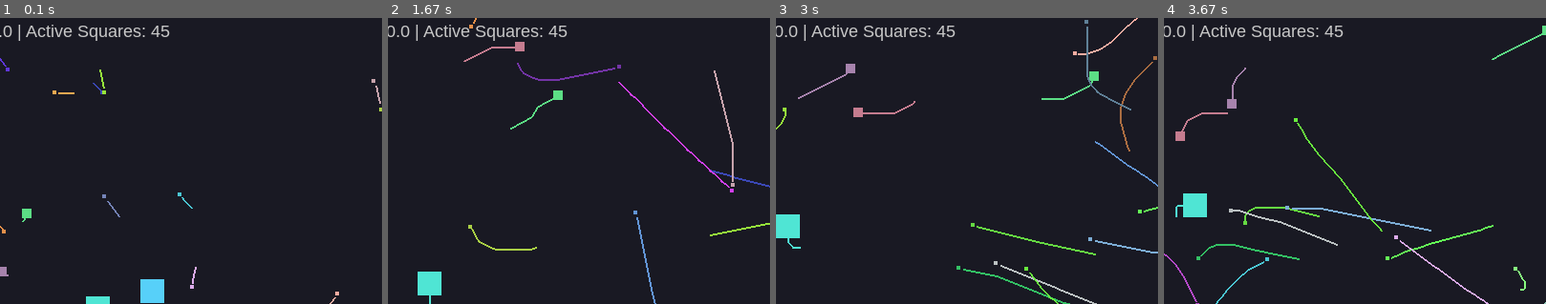
Above: before the commit, frames 1-4 (left to right).
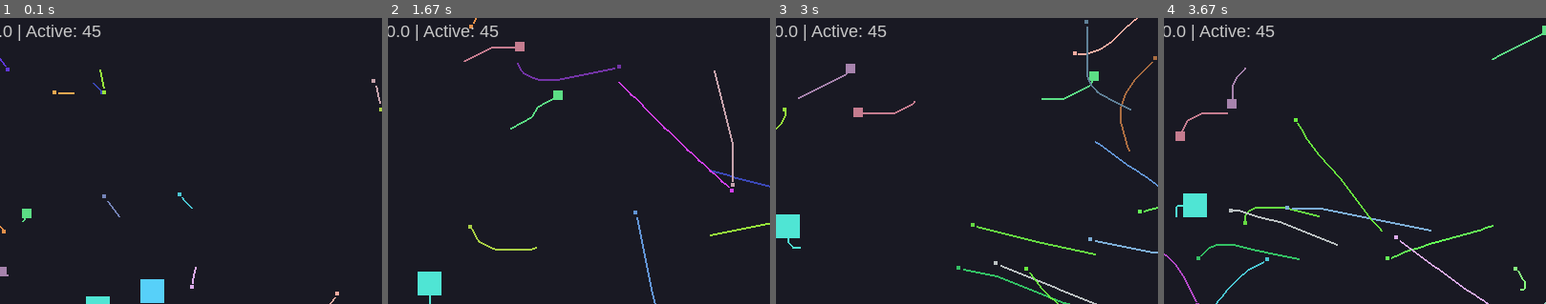
Above: after the commit, the same moments.

Repository: whajar019-bot/lab8-pygame
Game: pygame game, started from main.py
The game is run twice, just before and just after one commit, with the same random seed, the same clock (stepped at 60 frames per second) and the same inputs.
Inputs:
- Up to frame 1 (0.1 s): no input
- Up to frame 2 (1.67 s): no input
- Up to frame 3 (3 s): no input
- Up to frame 4 (3.67 s): no input
The pictures show only the part of the screen within x 8-58%, y 1-51%; the shares and areas given below are measured in that part.

The runs differ from the first frame. In frame 1, 0.5% of the frame differs, in the area x 19-45%, y 2-8%; in frame 2, 0.5%; in frame 3, 0.5%; in frame 4, 0.5%.

Commit message:
exam: q9 - animated growth

Diff:
--- a/main.py
+++ b/main.py
@@ -3,19 +3,16 @@
 import math
 import logging
 from typing import List
-TEST_MODE_ON: bool = False
-
 
 WIDTH, HEIGHT = 800, 600
 FPS = 60
-NUM_SQUARES = 25
-
 GLOBAL_MAX_SPEED = 50.0
 FLEE_RADIUS = 150
 CHASE_RADIUS = 200
 FLEE_FORCE = 12.0
 CHASE_FORCE = 6.0
 JITTER_STRENGTH = 2.0
+TEST_MODE_ON: bool = False
 
 def setup_logger() -> logging.Logger:
     logger = logging.getLogger("journal")
@@ -29,7 +26,11 @@
 
 class Square:
     def __init__(self, size: int) -> None:
+        self.original_size = size # Store for respawning[cite: 1]
         self.size = size
+        self.target_size = size # Goal for animation[cite: 1]
+        self.growth_timer = 0.0 # Timer for animation[cite: 1]
+
         self.rect = pygame.Rect(
             random.randint(0, WIDTH - self.size),
             random.randint(0, HEIGHT - self.size),
@@ -48,10 +49,9 @@
         self.trail: List[pygame.Vector2] = []
 
     def grow(self, prey_size: int) -> None:
-        self.size += int(prey_size * 0.2) # Grow by 20% of prey size
-        self.rect.width = self.size
-        self.rect.height = self.size
-        self.max_speed = GLOBAL_MAX_SPEED * (25 / self.size) # Update speed for new size
+        # Ex 9: Set target instead of immediate change[cite: 1]
+        self.target_size += int(prey_size * 0.2)
+        self.growth_timer = 0.0
 
     def apply_jitter(self, dt: float) -> None:
         angle = math.atan2(self.vy, self.vx)
@@ -63,21 +63,17 @@
     def apply_behaviors(self, others: List['Square'], dt: float) -> None:
         fx, fy = 0.0, 0.0
         for other in others:
-            if other is self:
-                continue
+            if other is self: continue
 
             dx = other.rect.centerx - self.rect.centerx
             dy = other.rect.centery - self.rect.centery
             dist = math.hypot(dx, dy)
-
-            if dist == 0:
-                continue
+            if dist == 0: continue
 
             if dist < FLEE_RADIUS and other.size > self.size:
                 strength = (FLEE_RADIUS - dist) / FLEE_RADIUS
                 fx -= (dx / dist) * strength * FLEE_FORCE
                 fy -= (dy / dist) * strength * FLEE_FORCE
-
             elif dist < CHASE_RADIUS and other.size < self.size:
                 strength = (CHASE_RADIUS - dist) / CHASE_RADIUS
                 fx += (dx / dist) * strength * CHASE_FORCE
@@ -113,12 +109,9 @@
         elif self.rect.left > WIDTH:
             self.rect.right = 0
             wrapped = True
-
-
         if self.rect.bottom < 0:
             self.rect.top = HEIGHT
             wrapped = True
-
         elif self.rect.top > HEIGHT:
             self.rect.bottom = 0
             wrapped = True
@@ -127,6 +120,14 @@
             self.trail.clear()
 
     def update(self, others: List['Square'], logger: logging.Logger, dt: float) -> None:
+        # Ex 9: Animated Growth Logic[cite: 1]
+        if self.size < self.target_size:
+            self.growth_timer += dt
+            progress = min(self.growth_timer / 0.5, 1.0) # 0.5s duration[cite: 1]
+            self.size = int(self.size + (self.target_size - self.size) * progress)
+            self.rect.width = self.rect.height = self.size
+            self.max_speed = GLOBAL_MAX_SPEED * (25 / self.size)
+
         self.apply_behaviors(others, dt)
         self.apply_jitter(dt)
         self.limit_speed()
@@ -136,11 +137,9 @@
     def draw(self, screen: pygame.Surface) -> None:
         if len(self.trail) > 1:
             pygame.draw.lines(screen, self.color, False, self.trail, 2)
-
         pygame.draw.rect(screen, self.color, self.rect)
 
 def check_collision(a: Square, b: Square) -> bool:
-    # Return True if two squares overlap
     return a.rect.colliderect(b.rect)
 
 def main() -> None:
@@ -153,15 +152,9 @@
     logger = setup_logger()
 
     squares = []
-
-    for _ in range(5):
-        squares.append(Square(25))
-
-    for _ in range(10):
-        squares.append(Square(10))
-
-    for _ in range(30):
-        squares.append(Square(4))
+    for _ in range(5): squares.append(Square(25))
+    for _ in range(10): squares.append(Square(10))
+    for _ in range(30): squares.append(Square(4))
 
     running = True
     while running:
@@ -176,23 +169,21 @@
             square.update(squares, logger, dt)
 
             for other in squares:
-                if other is square:
-                    continue
+                if other is square: continue
                 if check_collision(square, other):
-                    # Exercise 6 mod: Bigger square eats smaller one and grows
                     if square.size > other.size:
-                        square.grow(other.size)
+                        square.grow(other.size) # Ex 6 & 9[cite: 1]
                         other.is_dead = True
 
             if square.is_dead:
                 squares.remove(square)
-                squares.append(Square(square.size))
+                # Ex 2 & 5: Respawn with ORIGINAL size[cite: 1]
+                squares.append(Square(square.original_size))
             else:
                 square.draw(screen)
 
-        fps_text = font.render(f"FPS: {clock.get_fps():.1f} | Active Squares: {len(squares)}", True, (200, 200, 200))
+        fps_text = font.render(f"FPS: {clock.get_fps():.1f} | Active: {len(squares)}", True, (200, 200, 200))
         screen.blit(fps_text, (10, 10))
-
         pygame.display.flip()
 
     pygame.quit()
